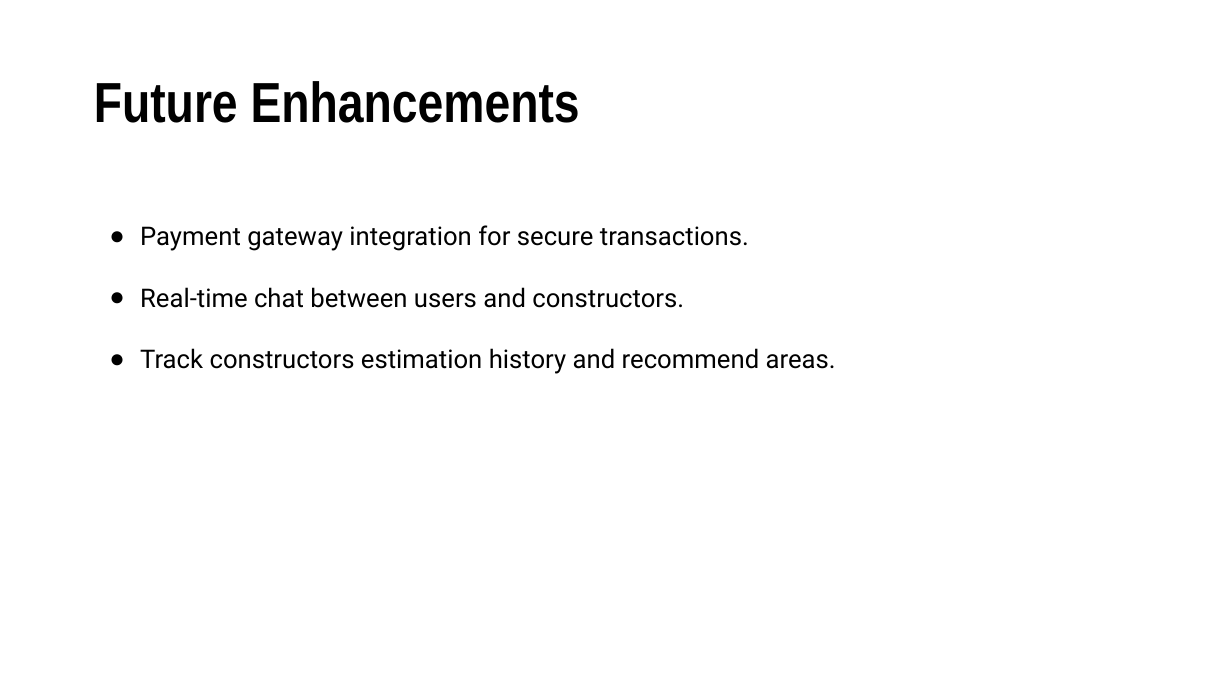
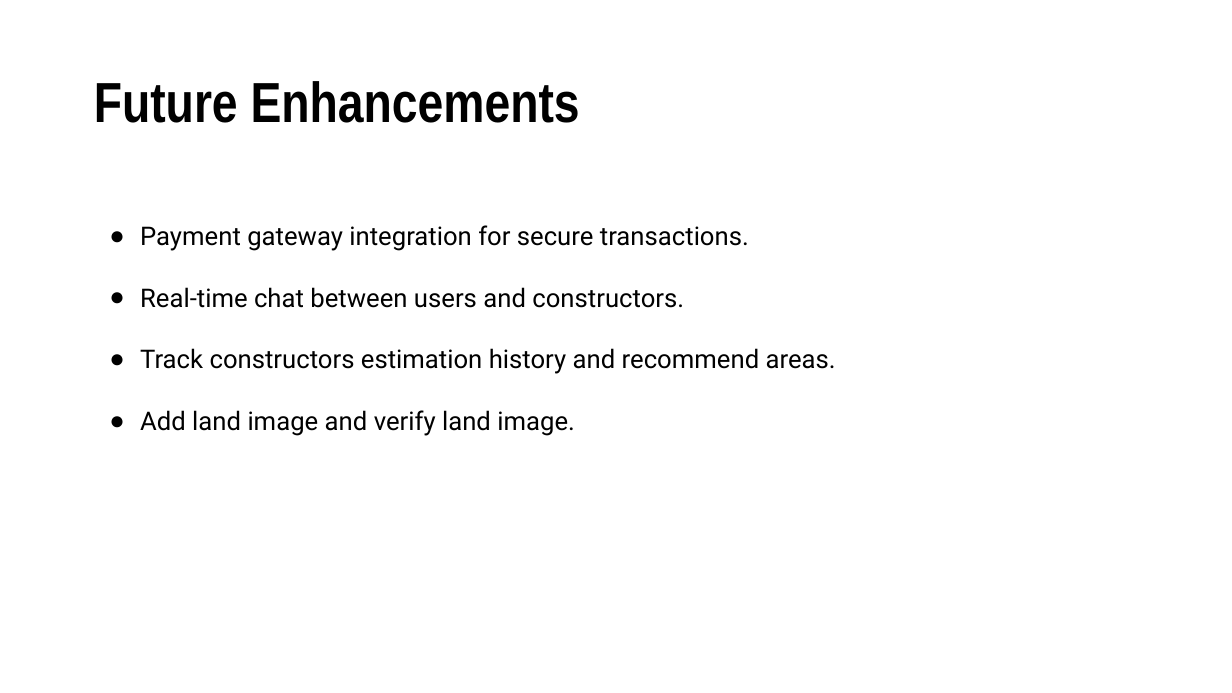
Before and after one commit to Jayesh5124/Cost_Estimation, a slide deck: slide 10 of Documentation/Capstone_Presentation.pptx (slide 9 before the commit). Drawn at 1232x693 pixels with LibreOffice and Linux fonts; fonts in the diff are those of the drawing. Boxes give left, top, right and bottom in pixels: in the first picture for what was removed or moved away, otherwise in the second. Text is boxed around its words. In the diff, an @@ line names an element or a change of style, - is before the commit and + after.

```diff
--- a/Documentation/Capstone_Presentation.pptx
+++ b/Documentation/Capstone_Presentation.pptx
@@ text at bbox=[140, 410, 575, 436]: paragraph added @@
+● Add land image and verify land image.
```
Also in this commit, not shown: 1 slide added.
